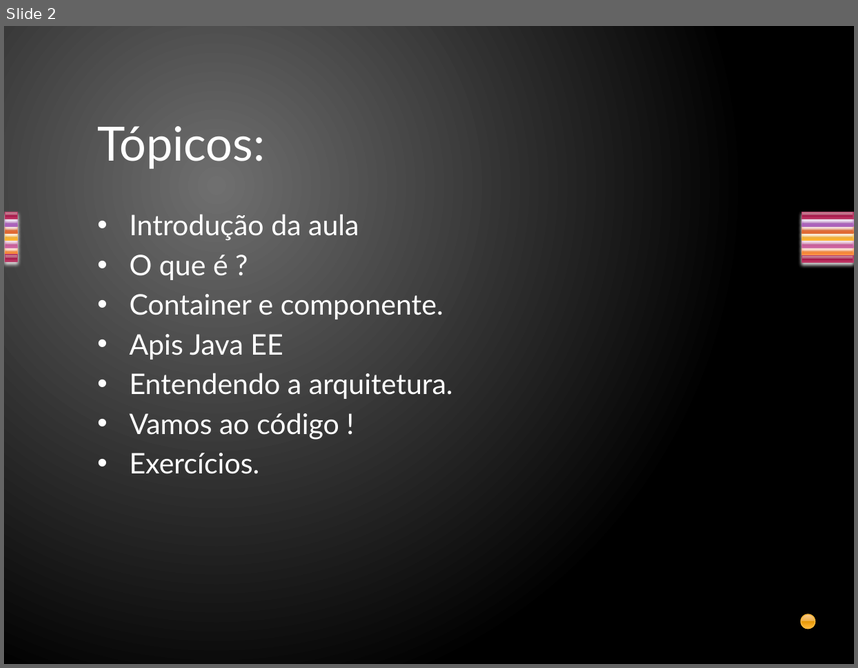
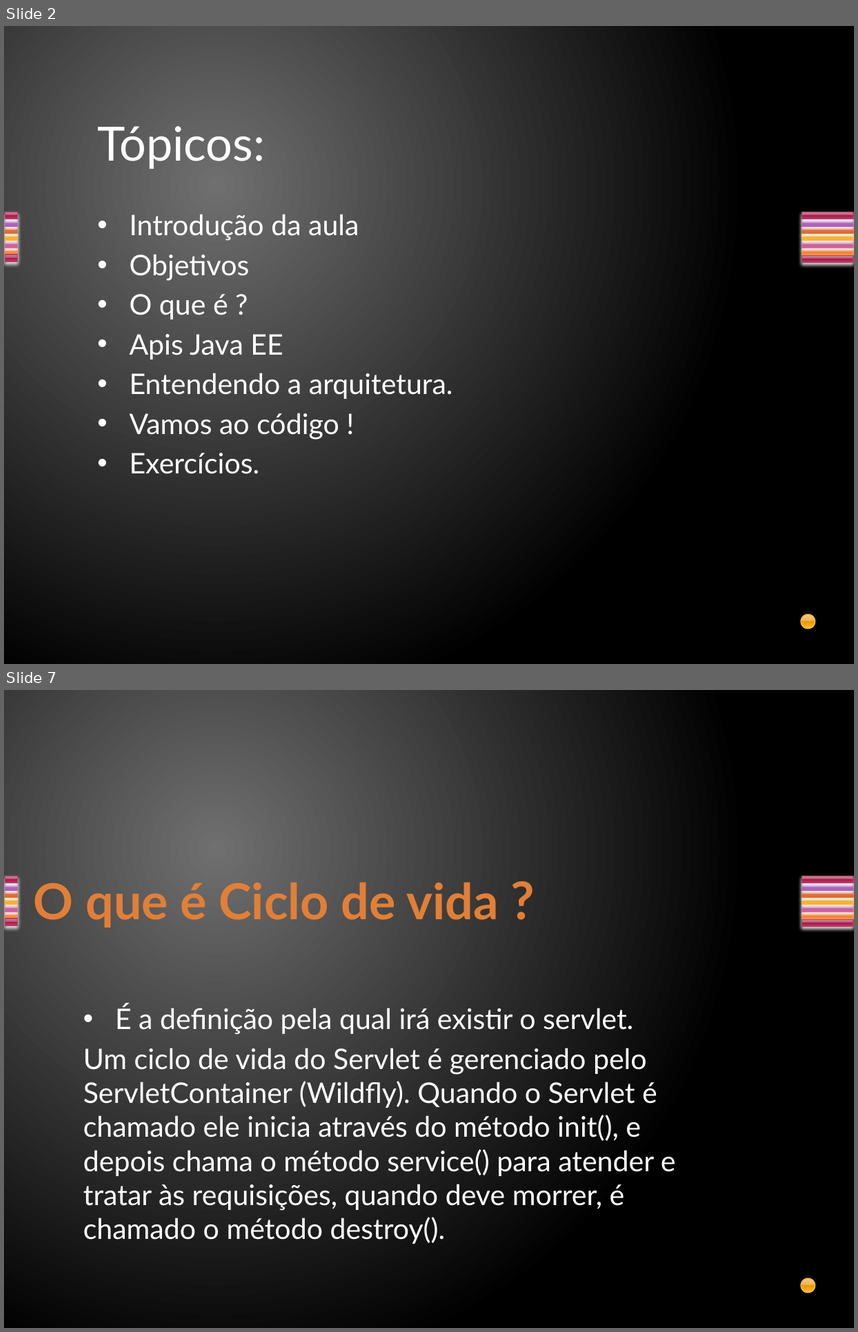
Before and after one commit to davirj9/javaAvancado, a slide deck: AulasAvancado/src/main/resources/br/com/Aula2/Servlets.pptx. Shown one above the other, each under a label of ours: slide 2 before the commit, slides 2 and 7 after it; the slides between them are not shown. The pictures are 858x668 and 858x1332 pixels, drawn with LibreOffice and Linux fonts; fonts in the diff are those of the drawing. Boxes give left, top, right and bottom in pixels: in the first picture for what was removed or moved away, otherwise in the second. Text is boxed around its words. In the diff, an @@ line names an element or a change of style, - is before the commit and + after.

```diff
--- a/AulasAvancado/src/main/resources/br/com/Aula2/Servlets.pptx
+++ b/AulasAvancado/src/main/resources/br/com/Aula2/Servlets.pptx
@@ slide 7 added at <box>4,690,854,1328</box>, background gradient #707070 to #000000; not listed: 15 template elements that a slide beside it also shows @@
@@ title added at <box>34,882,498,927</box>, 42 pt, text gradient #E38037 to #FA8D3D, bold @@
+O que é Ciclo de vida ?
@@ text added at <box>83,1004,676,1243</box>, 24 pt, text #FFFFFF @@
+• É a definição pela qual irá existir o servlet.
+Um ciclo de vida do Servlet é gerenciado pelo ServletContainer (Wildfly). Quando o Servlet é chamado ele inicia através do método init(), e depois chama o método service() para atender e tratar às requisições, quando deve morrer, é chamado o método destroy().
@@ slide 2 changed as well @@
@@ text at <box>130,254,250,281</box>: paragraph added @@
+• Objetivos
@@ text at <box>130,294,444,319</box>: paragraph removed @@
-• Container e componente.
```
Also in this commit, not shown: 2 other slides changed, 6 other slides added, 8 slides removed, 2 other files.
